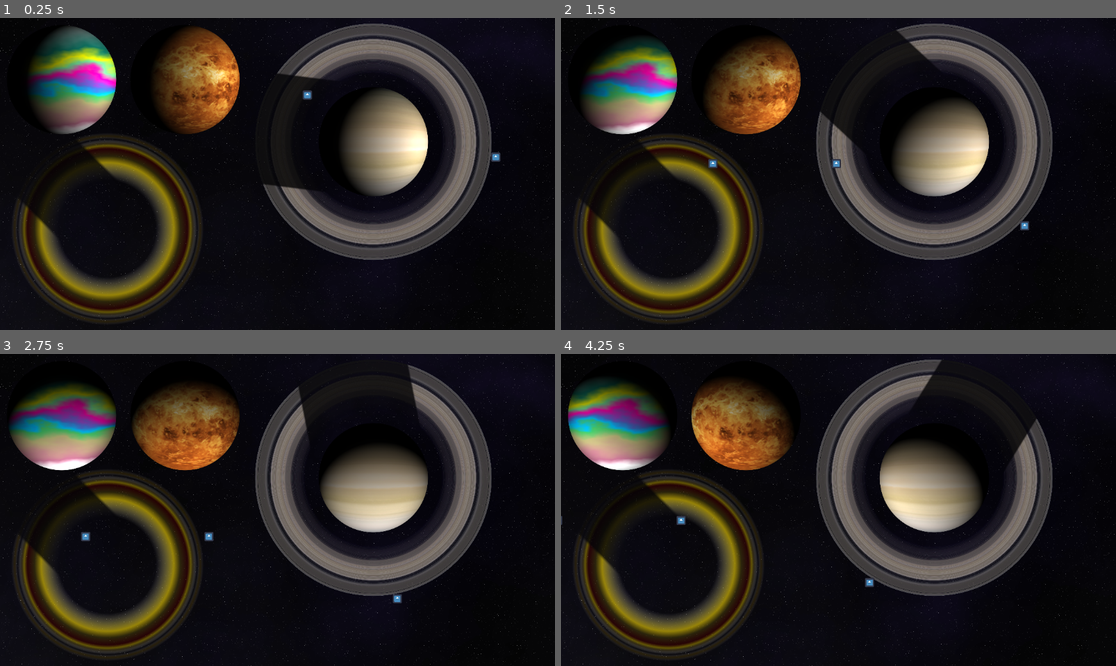
Above: before the commit, frames 1-4 (two rows, left to right).
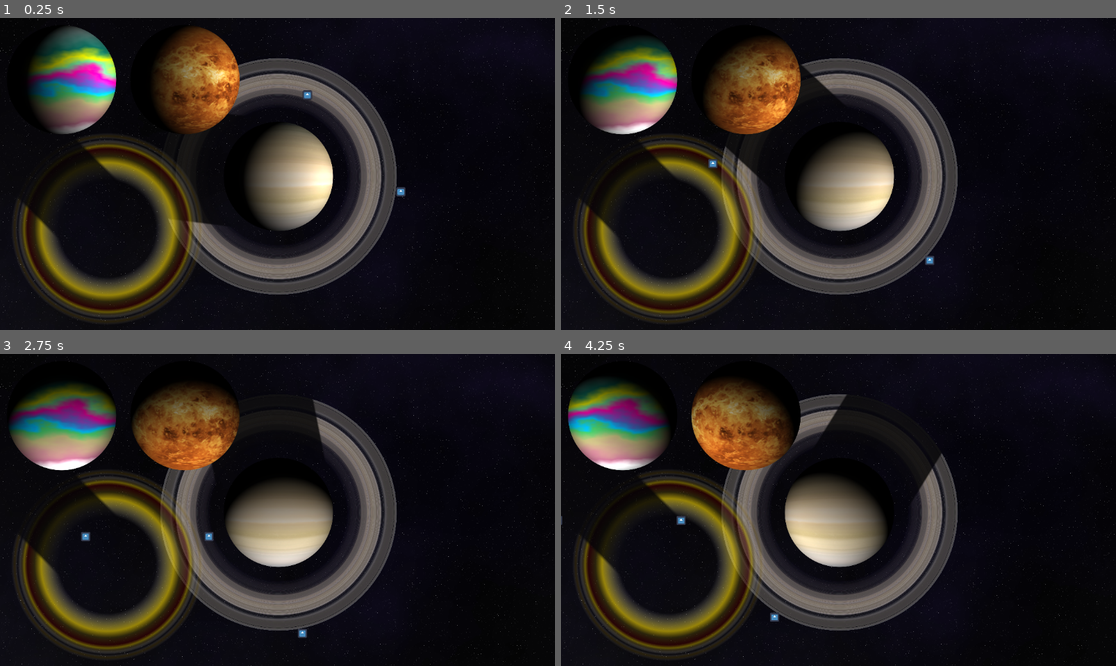
Above: after the commit, the same moments.

Repository: JohnMeadow1/Enterprise-space-shaders
Game: Godot game, scene res://main.tscn
Two runs of this game, one before a commit and one after it. Both use one fixed random seed, a clock stepped at 60 frames per second and the inputs below. The project has no main scene, so this scene is started directly. The engine's default icon, where the game draws it, is replaced by a stand-in: a white triangle on a blue panel in a dark square.
Inputs:
- Up to frame 1 (0.25 s): no input
- Up to frame 2 (1.5 s): no input
- Up to frame 3 (2.75 s): no input
- Up to frame 4 (4.25 s): no input

The runs differ from the first frame. In frame 1, 23% of the frame differs, in the area x 30-91%, y 1-89%; in frame 2, 24%, in the area x 28-89%, y 1-89%; in frame 3, 23%; in frame 4, 23%.

Commit message:
shifted positions

Diff:
--- a/source/main.tscn
+++ b/source/main.tscn
@@ -112,7 +112,7 @@
 position = Vector2(-1.6763, 1.09088)
 
 [node name="Saturn" parent="." node_paths=PackedStringArray("ring") instance=ExtResource("4_deyrb")]
-position = Vector2(647, 129)
+position = Vector2(578, 329)
 ring = NodePath("PlanetSprite/Ring")
 
 [node name="PlanetSprite" parent="Saturn" index="0"]
--- a/source/scenes/Saturn.tscn
+++ b/source/scenes/Saturn.tscn
@@ -18,6 +18,7 @@
 shader_parameter/rings_texture = ExtResource("7_3s0gu")
 
 [node name="Saturn" type="Node2D" node_paths=PackedStringArray("ring")]
+position = Vector2(600, 309)
 scale = Vector2(0.5, 0.5)
 script = ExtResource("1_x37w7")
 ring = NodePath("PlanetSprite/Ring")
@@ -25,7 +26,6 @@
 
 [node name="PlanetSprite" type="Sprite2D" parent="."]
 material = ExtResource("2_ji6hm")
-position = Vector2(256, 256)
 scale = Vector2(256, 256)
 texture = ExtResource("3_mwncb")
 
